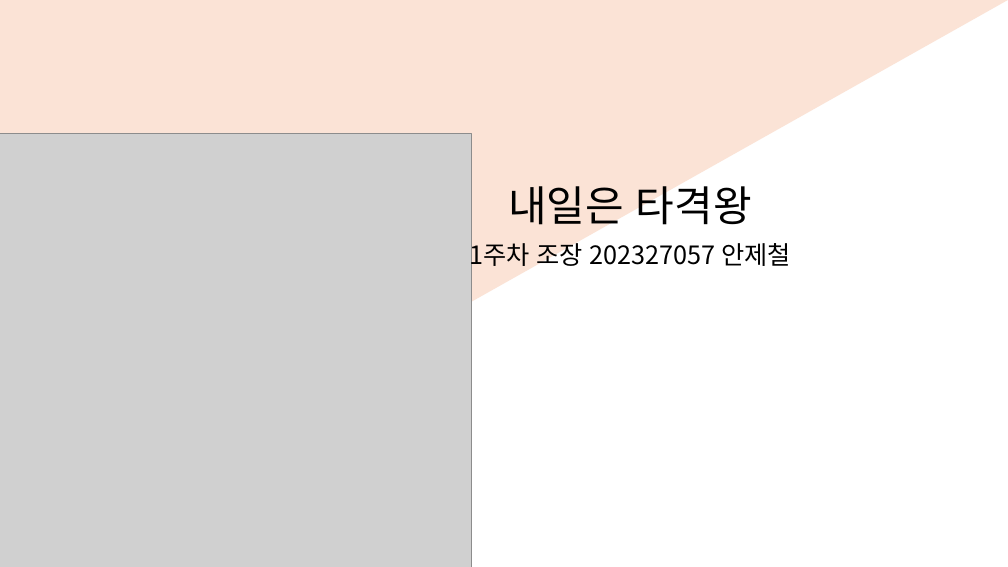
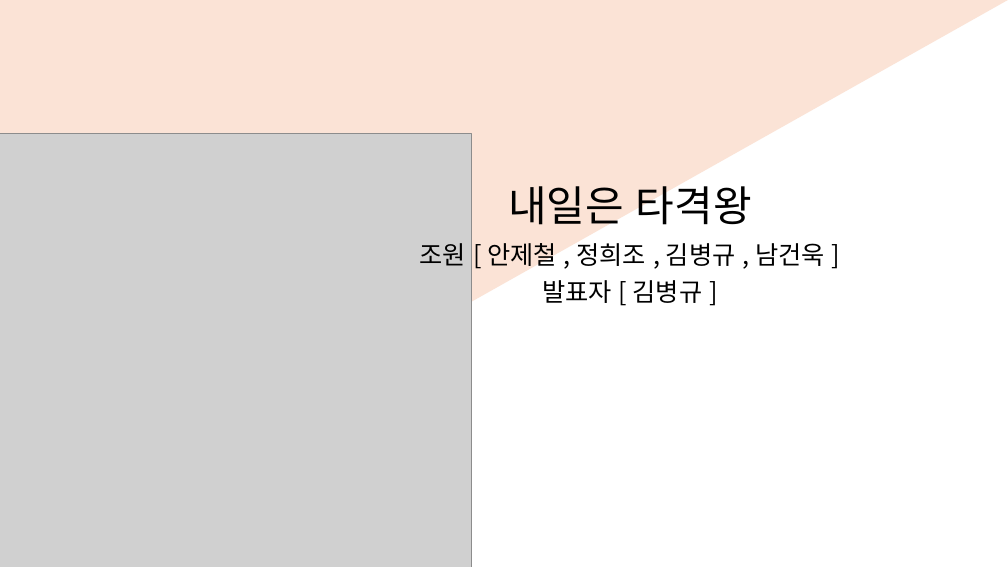
Before and after one commit to rakkung9776/PRBS, a slide deck: slide 1 of 내일은 타격왕.pptx. Drawn at 1008x567 pixels with LibreOffice and Linux fonts; fonts in the diff are those of the drawing; grey boxes stand for pictures. Boxes give left, top, right and bottom in pixels: in the first picture for what was removed or moved away, otherwise in the second. Text is boxed around its words. In the diff, an @@ line names an element or a change of style, - is before the commit and + after.

Commit message:
야호 발표 끝

```diff
--- a/내일은 타격왕.pptx
+++ b/내일은 타격왕.pptx
@@ subtitle at box(420, 238, 825, 303): text changed @@
-1주차 조장 202327057 안제철
+조원 [ 안제철 , 정희조 , 김병규 , 남건욱 ]
+발표자 [ 김병규 ]
```
Also in this commit, not shown: 8 slides added, 5 slides removed, 17 other files.
